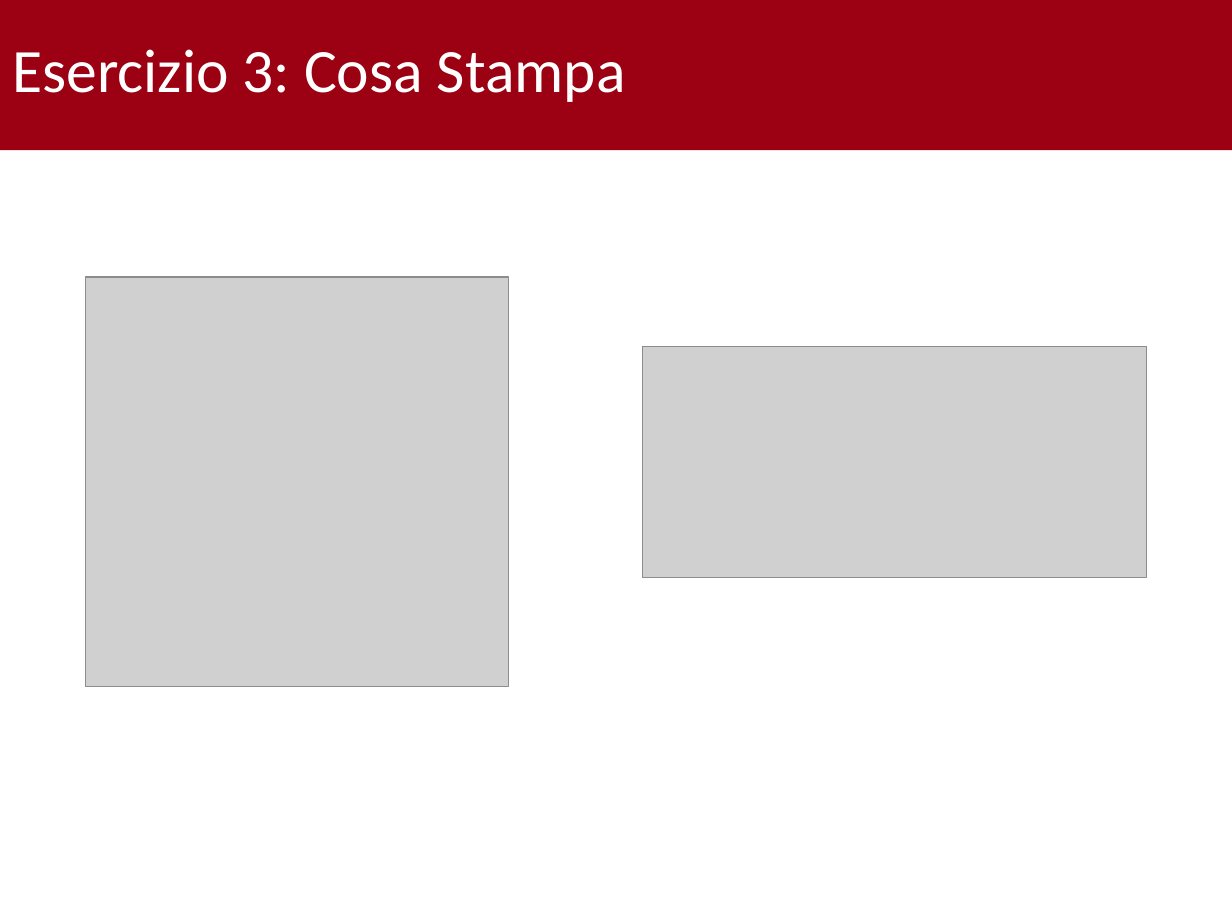
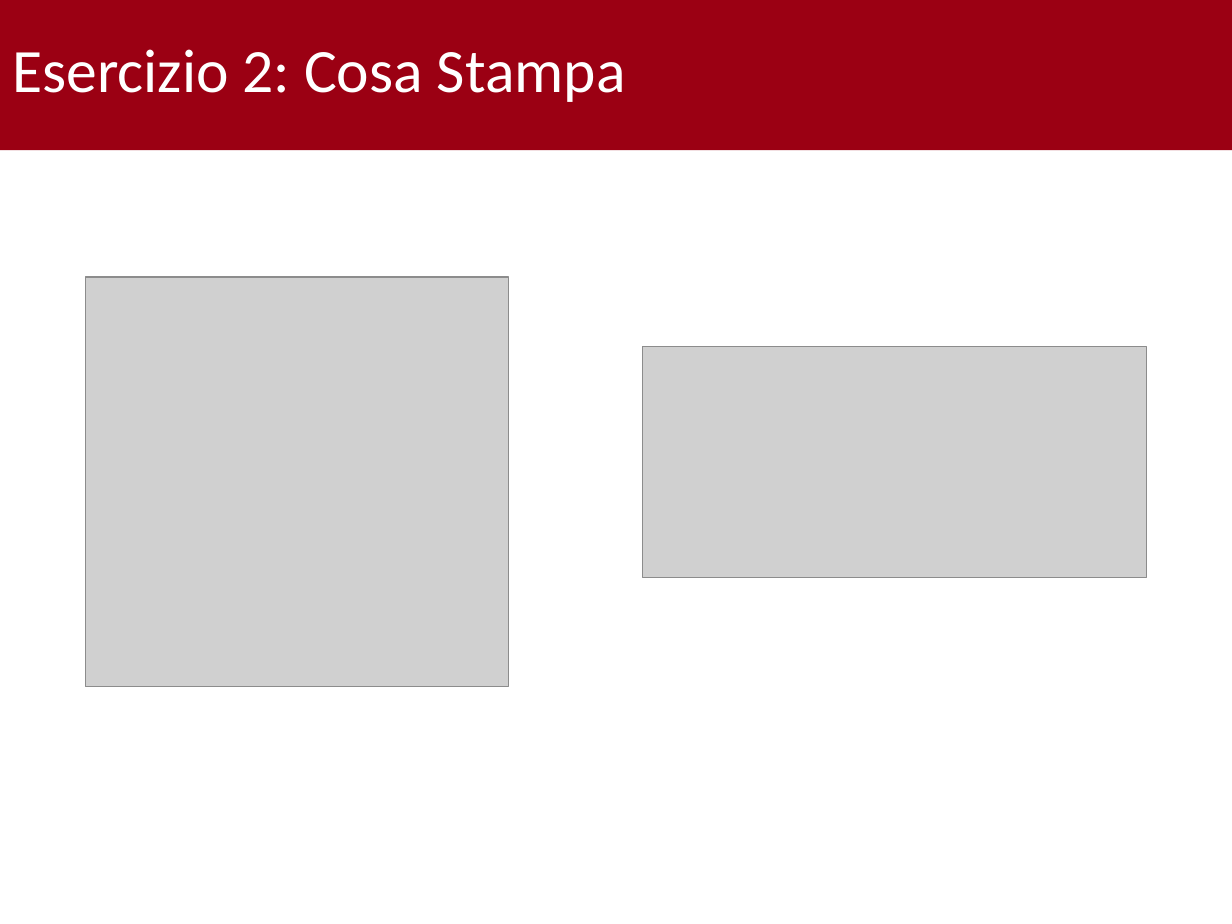
Before and after one commit to gabrielrovesti/Tutorato-Programmazione-ad-Oggetti-2023-2024, a slide deck: slide 26 of Tutorato 9 - 17.01/Tutorato 9.pptx (slide 27 before the commit). Drawn at 1232x924 pixels with LibreOffice and Linux fonts; fonts in the diff are those of the drawing; grey boxes stand for pictures; background and template pictures are left out. Boxes give left, top, right and bottom in pixels: in the first picture for what was removed or moved away, otherwise in the second. Text is boxed around its words. In the diff, an @@ line names an element or a change of style, - is before the commit and + after.

```diff
--- a/Tutorato 9 - 17.01/Tutorato 9.pptx
+++ b/Tutorato 9 - 17.01/Tutorato 9.pptx
@@ title at (x1=12, y1=49, x2=626, y2=102): text changed @@
-Esercizio 3: Cosa Stampa
+Esercizio 2: Cosa Stampa
```
Also in this commit, not shown: 8 other slides changed, 1 slide removed, 13 other files.
